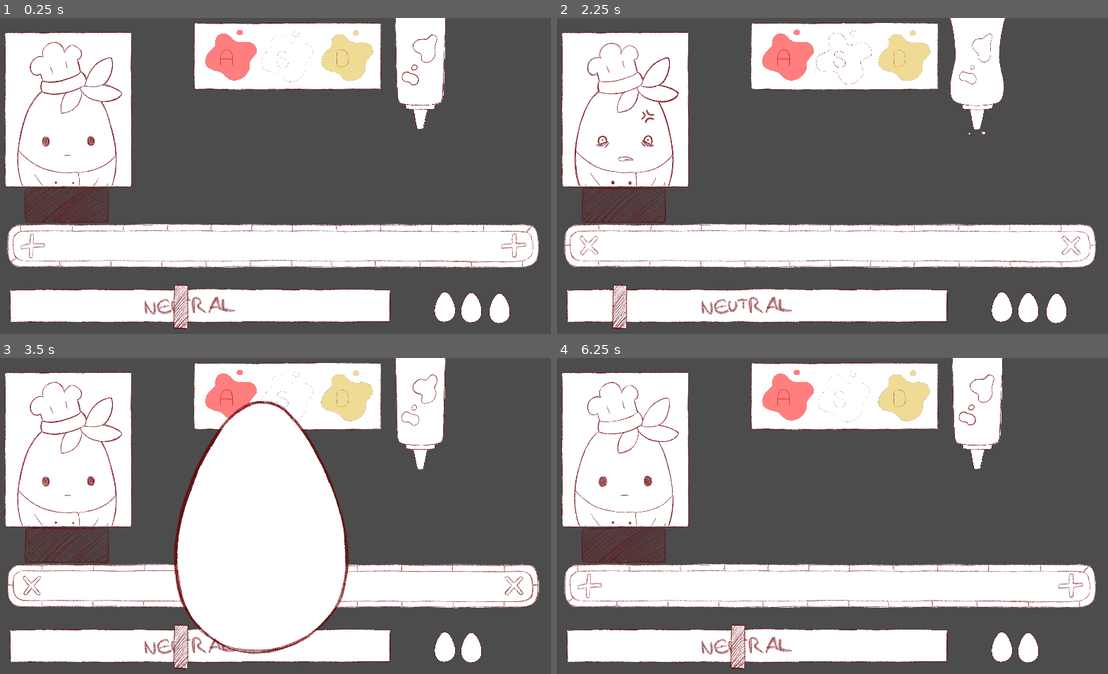
Above: before the commit, frames 1-4 (two rows, left to right).
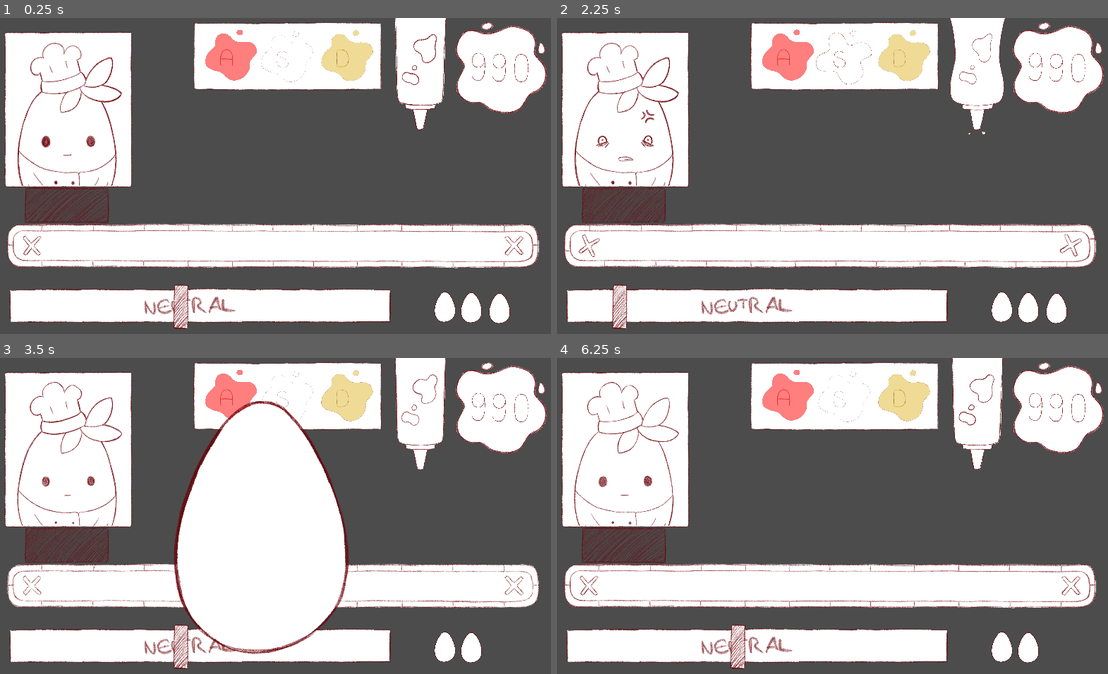
Above: after the commit, the same moments.

Repository: christophprenissl/sauce_game
Game: Godot game, scene res://Scenes/Game.tscn
Two runs of this game, one before a commit and one after it. Both use one fixed random seed, a clock stepped at 60 frames per second and the inputs below.
Inputs:
- Up to frame 1 (0.25 s): no input
- Up to frame 2 (2.25 s): tap A (sauce_a) at 0.6 s; tap D (sauce_d) at 1.35 s; tap S (sauce_s) at 2.1 s
- Up to frame 3 (3.5 s): tap A (sauce_a) at 2.85 s
- Up to frame 4 (6.25 s): tap one key every 0.75 s from 3.6 s: D (sauce_d) S (sauce_s) A (sauce_a) D (sauce_d)

The runs differ from the first frame. In frame 1, 6.5% of the frame differs, in the area x 1-100%, y 0-80%; in frame 2, 5.5%; in frame 3, 4.9%; in frame 4, 5.6%.

Commit message:
added animated scoreboard

Diff:
--- a/GameObjects/Sauce_Preview_A.tscn
+++ b/GameObjects/Sauce_Preview_A.tscn
@@ -82,7 +82,6 @@
 [node name="Letter" type="AnimatedSprite" parent="."]
 position = Vector2( -80, 0 )
 frames = SubResource( 36 )
-frame = 1
 playing = true
 
 [connection signal="animation_finished" from="." to="." method="_on_Sauce_Preview_animation_finished"]
--- a/Scenes/Game.gd
+++ b/Scenes/Game.gd
@@ -12,6 +12,7 @@
 onready var production_line = $"%ProductionLine"
 onready var sauce_preview_board = $"%SaucePreviewBoard"
 onready var mood_meter = $"%MoodMeter"
+onready var score_board = $"%ScoreBoard"
 
 export var sauce_color_a: Color = Color.white
 export var sauce_color_s: Color = Color.white
@@ -33,6 +34,7 @@
 func _ready():
 	set_speed(speed_levels[speed_level])
 	play_music(speed_level)
+	score_board.set_score(0)
 
 func _process(delta):
 	if paused:
@@ -64,6 +66,7 @@
 		elif mood <= 0:
 			remove_egg()
 		points += out.points_gained
+		score_board.set_score(points)
 
 
 func set_chef_mood(value):
--- a/Scenes/Game.tscn
+++ b/Scenes/Game.tscn
@@ -23,6 +23,9 @@
 [ext_resource path="res://Assets/Spritesheets/spritesheet_egg.png" type="Texture" id=21]
 [ext_resource path="res://Scenes/Eggs.gd" type="Script" id=22]
 [ext_resource path="res://Scenes/Dishes.gd" type="Script" id=23]
+[ext_resource path="res://Scenes/ScoreBoard.gd" type="Script" id=24]
+[ext_resource path="res://Assets/Spritesheets/spritesheet_scoreholder.png" type="Texture" id=25]
+[ext_resource path="res://Assets/Spritesheets/spritesheet_numbers.png" type="Texture" id=26]
 
 [sub_resource type="SpriteFrames" id=1]
 animations = [ {
@@ -357,6 +360,232 @@
 "frames": [ SubResource( 54 ), SubResource( 55 ), SubResource( 56 ) ],
 "loop": true,
 "name": "idle",
+"speed": 5.0
+} ]
+
+[sub_resource type="AtlasTexture" id=71]
+flags = 4
+atlas = ExtResource( 25 )
+region = Rect2( 0, 0, 1181, 1181 )
+
+[sub_resource type="AtlasTexture" id=72]
+flags = 4
+atlas = ExtResource( 25 )
+region = Rect2( 1181, 0, 1181, 1181 )
+
+[sub_resource type="AtlasTexture" id=73]
+flags = 4
+atlas = ExtResource( 25 )
+region = Rect2( 2362, 0, 1181, 1181 )
+
+[sub_resource type="SpriteFrames" id=74]
+animations = [ {
+"frames": [ SubResource( 71 ), SubResource( 72 ), SubResource( 73 ) ],
+"loop": true,
+"name": "idle",
+"speed": 5.0
+} ]
+
+[sub_resource type="AtlasTexture" id=78]
+flags = 4
+atlas = ExtResource( 26 )
+region = Rect2( 0, 0, 590, 974 )
+
+[sub_resource type="AtlasTexture" id=79]
+flags = 4
+atlas = ExtResource( 26 )
+region = Rect2( 590, 0, 590, 974 )
+
+[sub_resource type="AtlasTexture" id=80]
+flags = 4
+atlas = ExtResource( 26 )
+region = Rect2( 1180, 0, 590, 974 )
+
+[sub_resource type="AtlasTexture" id=81]
+flags = 4
+atlas = ExtResource( 26 )
+region = Rect2( 1770, 0, 590, 974 )
+
+[sub_resource type="AtlasTexture" id=82]
+flags = 4
+atlas = ExtResource( 26 )
+region = Rect2( 2360, 0, 590, 974 )
+
+[sub_resource type="AtlasTexture" id=83]
+flags = 4
+atlas = ExtResource( 26 )
+region = Rect2( 2950, 0, 590, 974 )
+
+[sub_resource type="AtlasTexture" id=84]
+flags = 4
+atlas = ExtResource( 26 )
+region = Rect2( 3540, 0, 590, 974 )
+
+[sub_resource type="AtlasTexture" id=85]
+flags = 4
+atlas = ExtResource( 26 )
+region = Rect2( 4130, 0, 590, 974 )
+
+[sub_resource type="AtlasTexture" id=86]
+flags = 4
+atlas = ExtResource( 26 )
+region = Rect2( 4720, 0, 590, 974 )
+
+[sub_resource type="AtlasTexture" id=87]
+flags = 4
+atlas = ExtResource( 26 )
+region = Rect2( 0, 974, 590, 974 )
+
+[sub_resource type="AtlasTexture" id=88]
+flags = 4
+atlas = ExtResource( 26 )
+region = Rect2( 590, 974, 590, 974 )
+
+[sub_resource type="AtlasTexture" id=89]
+flags = 4
+atlas = ExtResource( 26 )
+region = Rect2( 1180, 974, 590, 974 )
+
+[sub_resource type="AtlasTexture" id=90]
+flags = 4
+atlas = ExtResource( 26 )
+region = Rect2( 1770, 974, 590, 974 )
+
+[sub_resource type="AtlasTexture" id=91]
+flags = 4
+atlas = ExtResource( 26 )
+region = Rect2( 2360, 974, 590, 974 )
+
+[sub_resource type="AtlasTexture" id=92]
+flags = 4
+atlas = ExtResource( 26 )
+region = Rect2( 2950, 974, 590, 974 )
+
+[sub_resource type="AtlasTexture" id=93]
+flags = 4
+atlas = ExtResource( 26 )
+region = Rect2( 3540, 974, 590, 974 )
+
+[sub_resource type="AtlasTexture" id=94]
+flags = 4
+atlas = ExtResource( 26 )
+region = Rect2( 4130, 974, 590, 974 )
+
+[sub_resource type="AtlasTexture" id=95]
+flags = 4
+atlas = ExtResource( 26 )
+region = Rect2( 4720, 974, 590, 974 )
+
+[sub_resource type="AtlasTexture" id=96]
+flags = 4
+atlas = ExtResource( 26 )
+region = Rect2( 0, 1948, 590, 974 )
+
+[sub_resource type="AtlasTexture" id=97]
+flags = 4
+atlas = ExtResource( 26 )
+region = Rect2( 590, 1948, 590, 974 )
+
+[sub_resource type="AtlasTexture" id=98]
+flags = 4
+atlas = ExtResource( 26 )
+region = Rect2( 1180, 1948, 590, 974 )
+
+[sub_resource type="AtlasTexture" id=99]
+flags = 4
+atlas = ExtResource( 26 )
+region = Rect2( 1770, 1948, 590, 974 )
+
+[sub_resource type="AtlasTexture" id=100]
+flags = 4
+atlas = ExtResource( 26 )
+region = Rect2( 2360, 1948, 590, 974 )
+
+[sub_resource type="AtlasTexture" id=101]
+flags = 4
+atlas = ExtResource( 26 )
+region = Rect2( 2950, 1948, 590, 974 )
+
+[sub_resource type="AtlasTexture" id=102]
+flags = 4
+atlas = ExtResource( 26 )
+region = Rect2( 3540, 1948, 590, 974 )
+
+[sub_resource type="AtlasTexture" id=103]
+flags = 4
+atlas = ExtResource( 26 )
+region = Rect2( 4130, 1948, 590, 974 )
+
+[sub_resource type="AtlasTexture" id=104]
+flags = 4
+atlas = ExtResource( 26 )
+region = Rect2( 4720, 1948, 590, 974 )
+
+[sub_resource type="AtlasTexture" id=105]
+flags = 4
+atlas = ExtResource( 26 )
+region = Rect2( 0, 2922, 590, 974 )
+
+[sub_resource type="AtlasTexture" id=106]
+flags = 4
+atlas = ExtResource( 26 )
+region = Rect2( 590, 2922, 590, 974 )
+
+[sub_resource type="AtlasTexture" id=107]
+flags = 4
+atlas = ExtResource( 26 )
+region = Rect2( 1180, 2922, 590, 974 )
+
+[sub_resource type="SpriteFrames" id=75]
+animations = [ {
+"frames": [ SubResource( 78 ), SubResource( 79 ), SubResource( 80 ) ],
+"loop": true,
+"name": "0",
+"speed": 5.0
+}, {
+"frames": [ SubResource( 81 ), SubResource( 82 ), SubResource( 83 ) ],
+"loop": true,
+"name": "1",
+"speed": 5.0
+}, {
+"frames": [ SubResource( 84 ), SubResource( 85 ), SubResource( 86 ) ],
+"loop": true,
+"name": "2",
+"speed": 5.0
+}, {
+"frames": [ SubResource( 87 ), SubResource( 88 ), SubResource( 89 ) ],
+"loop": true,
+"name": "3",
+"speed": 5.0
+}, {
+"frames": [ SubResource( 90 ), SubResource( 91 ), SubResource( 92 ) ],
+"loop": true,
+"name": "4",
+"speed": 5.0
+}, {
+"frames": [ SubResource( 93 ), SubResource( 94 ), SubResource( 95 ) ],
+"loop": true,
+"name": "5",
+"speed": 5.0
+}, {
+"frames": [ SubResource( 96 ), SubResource( 97 ), SubResource( 98 ) ],
+"loop": true,
+"name": "6",
+"speed": 5.0
+}, {
+"frames": [ SubResource( 99 ), SubResource( 100 ), SubResource( 101 ) ],
+"loop": true,
+"name": "7",
+"speed": 5.0
+}, {
+"frames": [ SubResource( 102 ), SubResource( 103 ), SubResource( 104 ) ],
+"loop": true,
+"name": "8",
+"speed": 5.0
+}, {
+"frames": [ SubResource( 105 ), SubResource( 106 ), SubResource( 107 ) ],
+"loop": true,
+"name": "9",
 "speed": 5.0
 } ]
 
@@ -424,7 +653,7 @@
 scale = Vector2( 0.6, 0.6 )
 frames = SubResource( 30 )
 animation = "neutral"
-frame = 1
+frame = 2
 playing = true
 
 [node name="MusicPlayerLvl1" type="AudioStreamPlayer" parent="."]
@@ -444,7 +673,6 @@
 position = Vector2( 961, 773 )
 frames = SubResource( 2 )
 animation = "moving"
-frame = 5
 playing = true
 script = ExtResource( 3 )
 spawn_rate = 200
@@ -465,7 +693,6 @@
 position = Vector2( -3, -62 )
 frames = SubResource( 21 )
 animation = "idle"
-frame = 2
 playing = true
 
 [node name="ConsumptionArea" type="Area2D" parent="ProductionLine"]
@@ -482,6 +709,7 @@
 scale = Vector2( 0.347163, 0.35108 )
 frames = SubResource( 8 )
 animation = "idle"
+frame = 1
 playing = true
 script = ExtResource( 5 )
 
@@ -504,7 +732,7 @@
 position = Vector2( 1011, 131 )
 frames = SubResource( 25 )
 animation = "idle"
-frame = 1
+frame = 2
 playing = true
 script = ExtResource( 11 )
 
@@ -566,6 +794,40 @@
 "_edit_lock_": true
 }
 
+[node name="ScoreBoard" type="AnimatedSprite" parent="."]
+unique_name_in_owner = true
+position = Vector2( 1730, 168.5 )
+scale = Vector2( 0.3, 0.3 )
+frames = SubResource( 74 )
+animation = "idle"
+script = ExtResource( 24 )
+
+[node name="Hundreds" type="AnimatedSprite" parent="ScoreBoard"]
+unique_name_in_owner = true
+position = Vector2( -223.334, -11.6665 )
+scale = Vector2( 0.4, 0.4 )
+frames = SubResource( 75 )
+animation = "9"
+frame = 2
+playing = true
+
+[node name="Tens" type="AnimatedSprite" parent="ScoreBoard"]
+unique_name_in_owner = true
+position = Vector2( 13.333, -1.66663 )
+scale = Vector2( 0.4, 0.4 )
+frames = SubResource( 75 )
+animation = "9"
+playing = true
+
+[node name="Ones" type="AnimatedSprite" parent="ScoreBoard"]
+unique_name_in_owner = true
+position = Vector2( 256.666, 1.66663 )
+scale = Vector2( 0.4, 0.4 )
+frames = SubResource( 75 )
+animation = "9"
+frame = 2
+playing = true
+
 [node name="EggBreaker" type="AnimatedSprite" parent="."]
 unique_name_in_owner = true
 visible = false
--- /dev/null
+++ b/Scenes/ScoreBoard.gd
@@ -0,0 +1,20 @@
+extends AnimatedSprite
+
+onready var hundreds = $"%Hundreds"
+onready var tens = $"%Tens"
+onready var ones = $"%Ones"
+
+
+func set_score(value):
+	var number_string = str(value)
+	if number_string.length() > 3:
+		return
+	if number_string.length() == 1:
+		ones.set_animation(number_string[0])
+	if number_string.length() == 2:
+		tens.set_animation(number_string[0])
+		ones.set_animation(number_string[1])
+	if number_string.length() == 3:
+		hundreds.set_animation(number_string[0])
+		tens.set_animation(number_string[1])
+		ones.set_animation(number_string[2])
Not shown, added: Assets/Spritesheets/spritesheet_retry.png.import
Not shown: 1 places in Scenes/Game.tscn that only renumber resources
